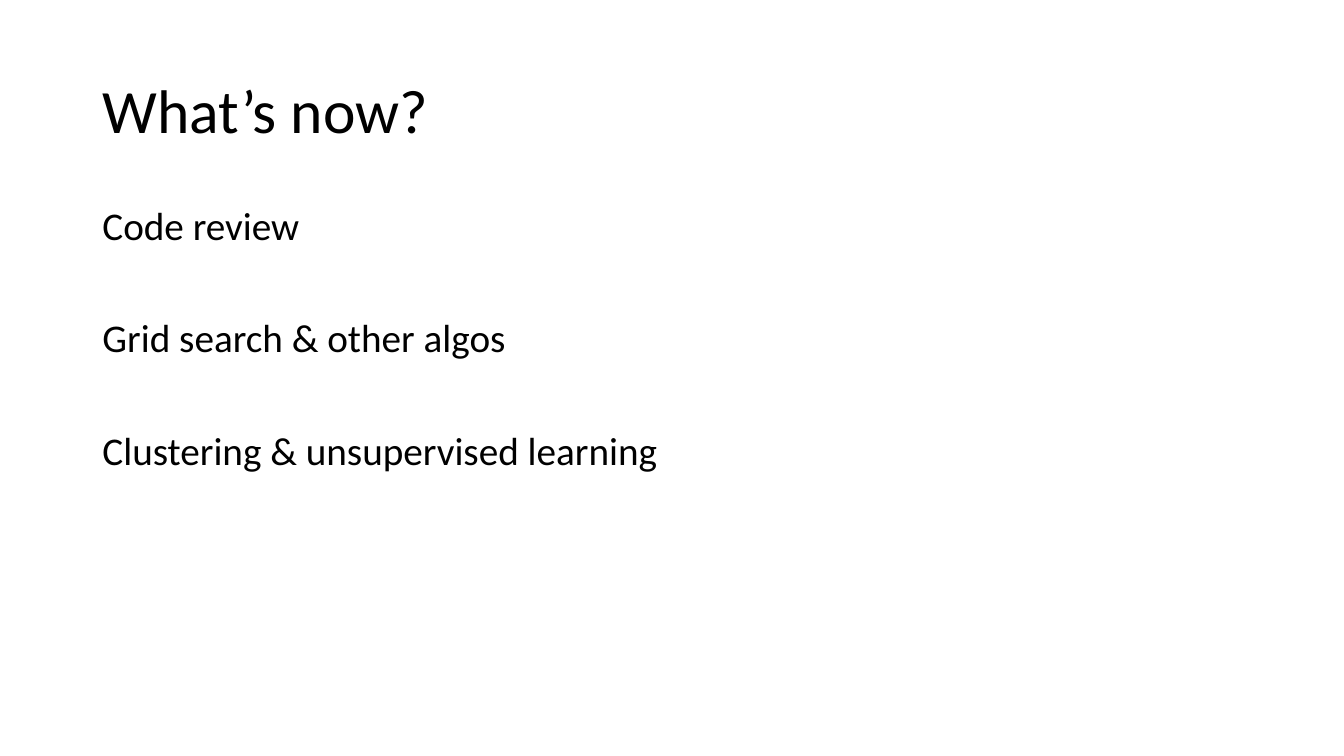
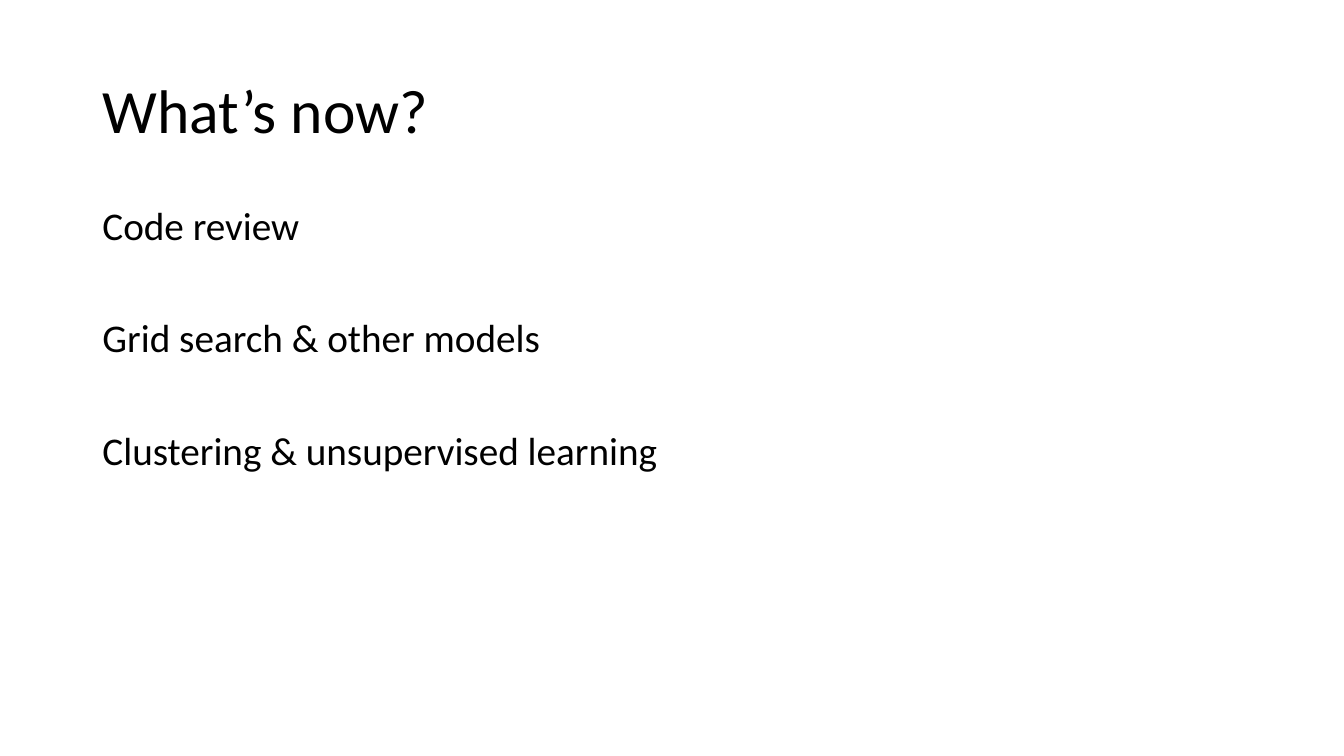
Before and after one commit to nogur9/PTSD, a slide deck: slide 30 of yaron/Social Anxiety classifier.pptx (slide 27 before the commit). Drawn at 1344x756 pixels with LibreOffice and Linux fonts; fonts in the diff are those of the drawing. Boxes give left, top, right and bottom in pixels: in the first picture for what was removed or moved away, otherwise in the second. Text is boxed around its words. In the diff, an @@ line names an element or a change of style, - is before the commit and + after.

```diff
--- a/yaron/Social Anxiety classifier.pptx
+++ b/yaron/Social Anxiety classifier.pptx
@@ text at (102,324,540,353): text changed @@
-Grid search & other algos
+Grid search & other models
```
Also in this commit, not shown: 10 other slides changed, 5 slides added, 2 slides removed, 6 other files.
